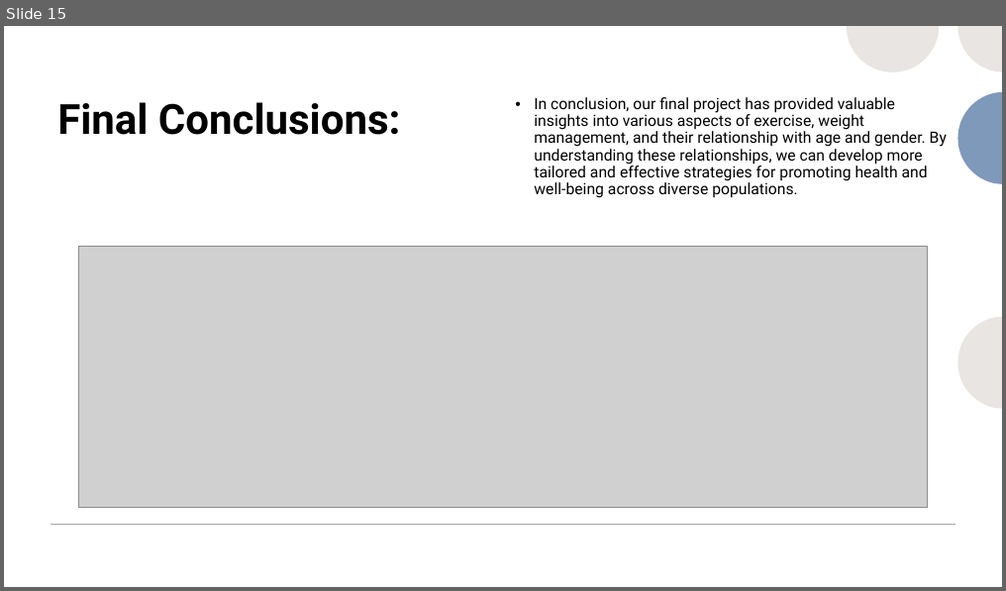
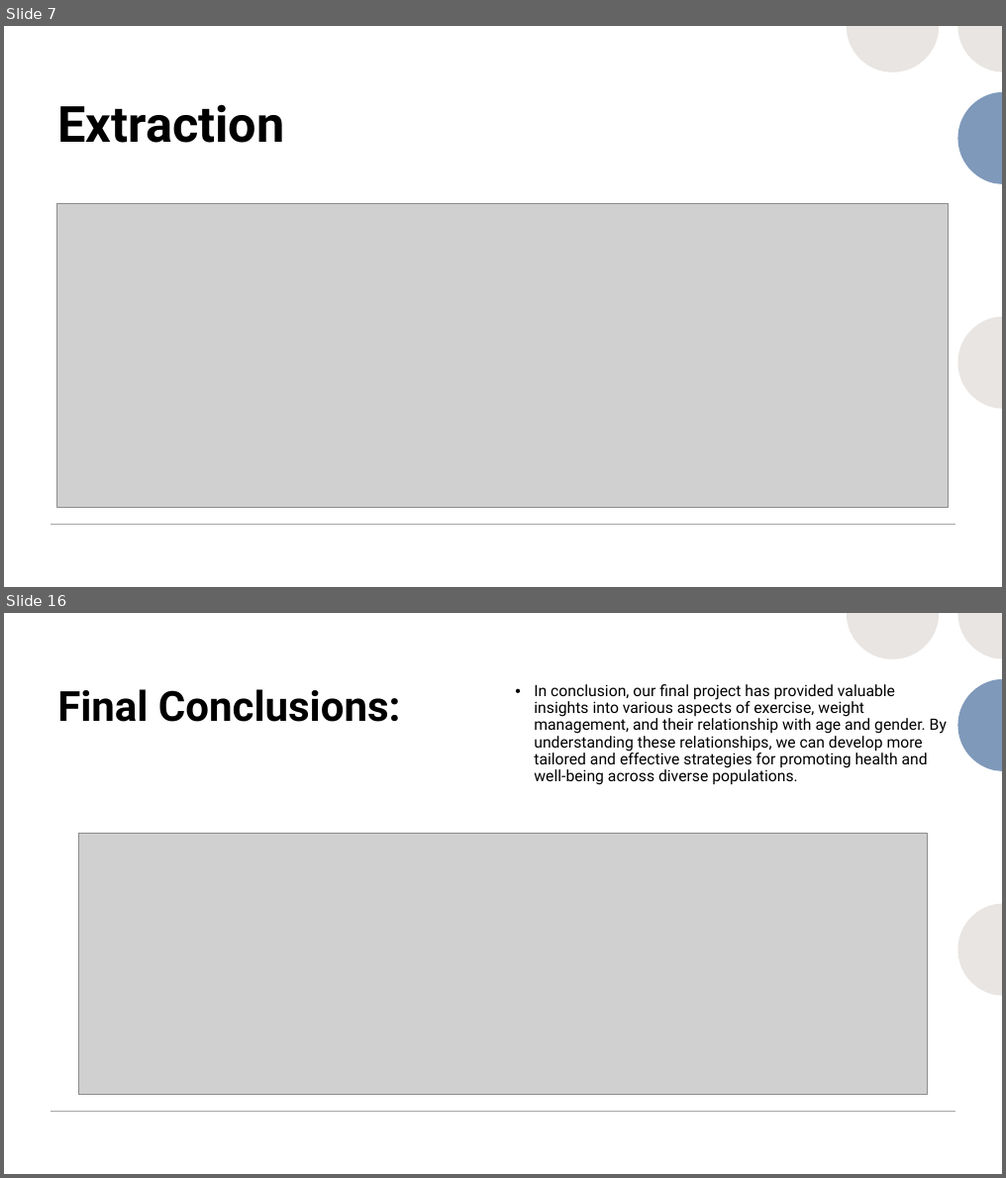
Before and after one commit to Zoouri/Project-3---Group-3, a slide deck: Presentation.pptx. Shown one above the other, each under a label of ours: slide 15 before the commit, slides 7 and 16 after it; the slides between them are not shown. The pictures are 1006x591 and 1006x1178 pixels, drawn with LibreOffice and Linux fonts; fonts in the diff are those of the drawing; grey boxes stand for pictures. Boxes give left, top, right and bottom in pixels: in the first picture for what was removed or moved away, otherwise in the second. Text is boxed around its words. In the diff, an @@ line names an element or a change of style, - is before the commit and + after.

```diff
--- a/Presentation.pptx
+++ b/Presentation.pptx
@@ slide 7 added at [4, 26, 1002, 587], background #FFFFFF @@
@@ rectangle added at [4, 26, 1002, 587], fill #FFFFFF @@
@@ group added at [846, 26, 1002, 408]: 4 freeform shapes @@
@@ group added at [735, 26, 1002, 587]: 7 freeform shapes @@
@@ title added at [57, 104, 284, 143], 48 pt, text #000000, bold @@
+Extraction
@@ group added at [512, 26, 1002, 587]: 10 freeform shapes @@
@@ picture added at [57, 203, 948, 507] @@
@@ line added from (51, 525) to (955, 525), #A6A6A6 1 pt @@
@@ what was slide 15 is now slide 16 @@
```
Also in this commit, not shown: 1 slide changed, 8 other slides added, 10 slides removed, 1 other file.
